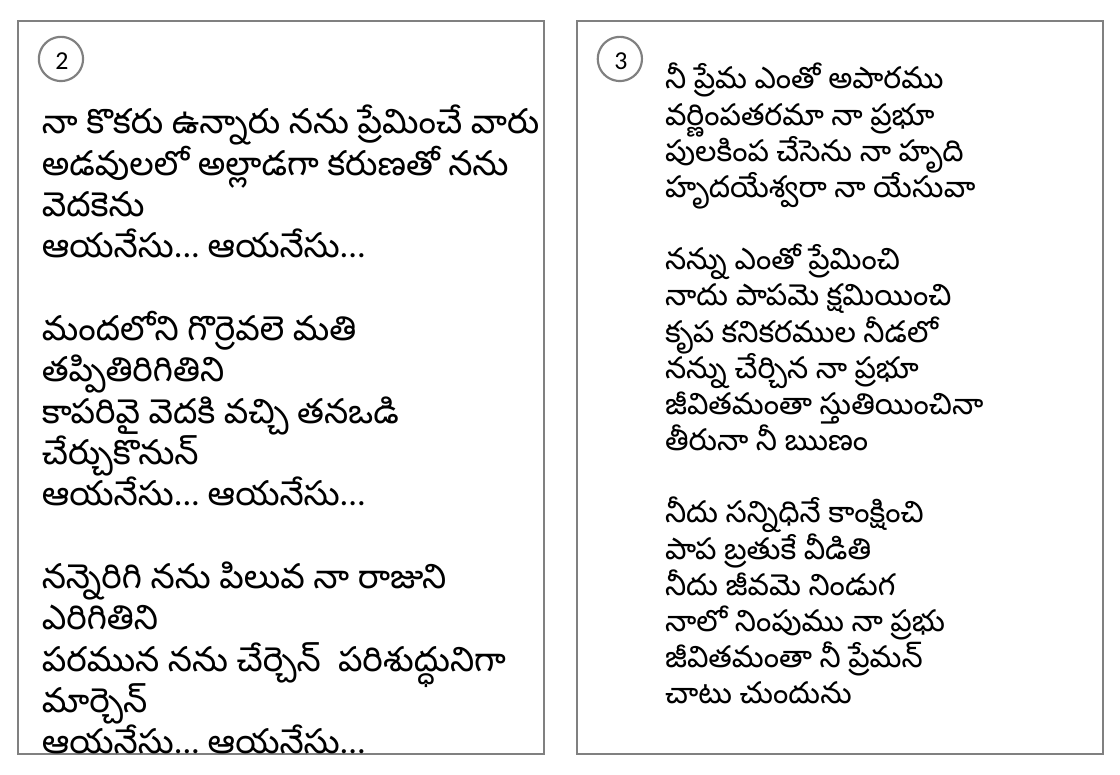
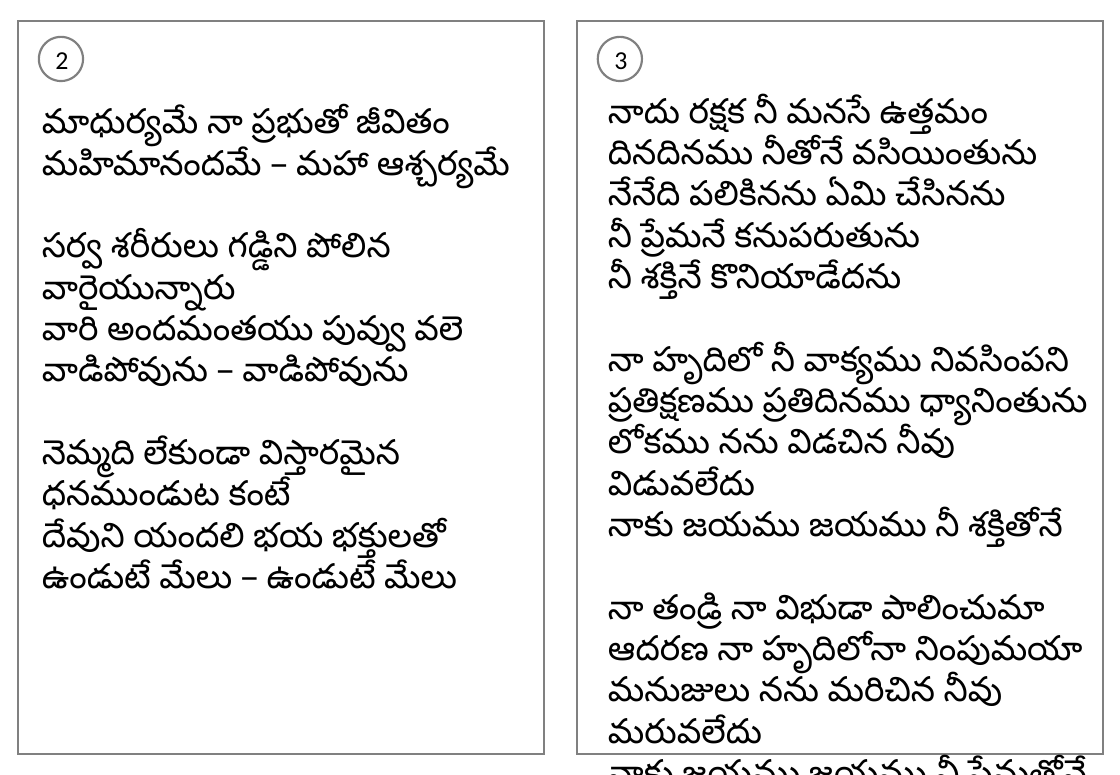
Before and after one commit to venu-webdev/songsDb, a slide deck: slide 2 of songsTemplate.pptx. Drawn at 1120x775 pixels with LibreOffice and Linux fonts; fonts in the diff are those of the drawing. Boxes give left, top, right and bottom in pixels: in the first picture for what was removed or moved away, otherwise in the second. Text is boxed around its words. In the diff, an @@ line names an element or a change of style, - is before the commit and + after.

```diff
--- a/songsTemplate.pptx
+++ b/songsTemplate.pptx
@@ text at [42,108,510,589]: text changed @@
-నా కొకరు ఉన్నారు నను ప్రేమించే వారు
-అడవులలో అల్లాడగా కరుణతో నను వెదకెను
-ఆయనేసు... ఆయనేసు...
-మందలోని గొర్రెవలె మతి తప్పితిరిగితిని
-కాపరివై వెదకి వచ్చి తనఒడి చేర్చుకొనున్
-ఆయనేసు... ఆయనేసు...
-నన్నెరిగి నను పిలువ నా రాజుని ఎరిగితిని
-పరమున నను చేర్చెన్ పరిశుద్ధునిగా మార్చెన్
-ఆయనేసు... ఆయనేసు...
+మాధుర్యమే నా ప్రభుతో జీవితం
+మహిమానందమే – మహా ఆశ్చర్యమే
+సర్వ శరీరులు గడ్డిని పోలిన వారైయున్నారు
+వారి అందమంతయు పువ్వు వలె
+వాడిపోవును – వాడిపోవును
+నెమ్మది లేకుండా విస్తారమైన
+ధనముండుట కంటే
+దేవుని యందలి భయ భక్తులతో
+ఉండుటే మేలు – ఉండుటే మేలు
@@ text at [608,97,1087,718]: text changed; size 21 to 24 pt @@
-నీ ప్రేమ ఎంతో అపారము
-వర్ణింపతరమా నా ప్రభూ
-పులకింప చేసెను నా హృది
-హృదయేశ్వరా నా యేసువా
-నన్ను ఎంతో ప్రేమించి
-నాదు పాపమె క్షమియించి
-కృప కనికరముల నీడలో
-నన్ను చేర్చిన నా ప్రభూ
-జీవితమంతా స్తుతియించినా
-తీరునా నీ ఋణం
-నీదు సన్నిధినే కాంక్షించి
-పాప బ్రతుకే వీడితి
-నీదు జీవమె నిండుగ
-నాలో నింపుము నా ప్రభు
-జీవితమంతా నీ ప్రేమన్
-చాటు చుందును
+నాదు రక్షక నీ మనసే ఉత్తమం
+దినదినము నీతోనే వసియింతును
+నేనేది పలికినను ఏమి చేసినను
+నీ ప్రేమనే కనుపరుతును
+నీ శక్తినే కొనియాడేదను
+నా హృదిలో నీ వాక్యము నివసింపని
+ప్రతిక్షణము ప్రతిదినము ధ్యానింతును
+లోకము నను విడచిన నీవు విడువలేదు
+నాకు జయము జయము నీ శక్తితోనే
+నా తండ్రి నా విభుడా పాలించుమా
+ఆదరణ నా హృదిలోనా నింపుమయా
+మనుజులు నను మరిచిన నీవు మరువలేదు
+నాకు జయము జయము నీ ప్రేమతోనే
```
Also in this commit, not shown: 1 other slide changed, 4 other files.
